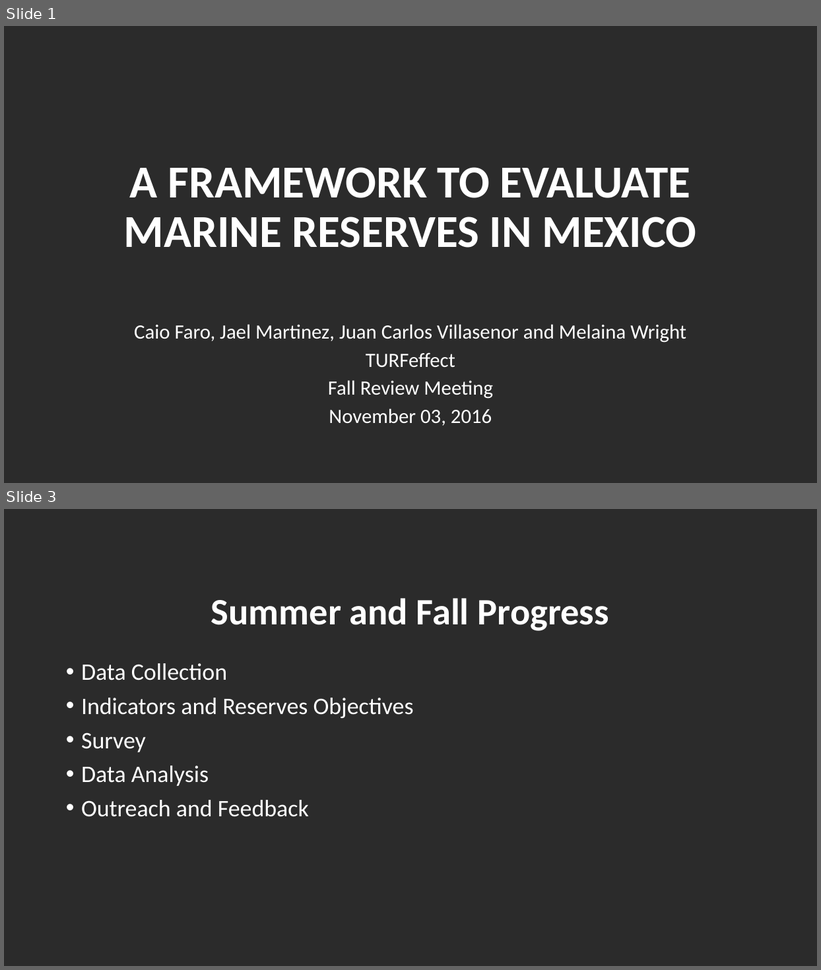
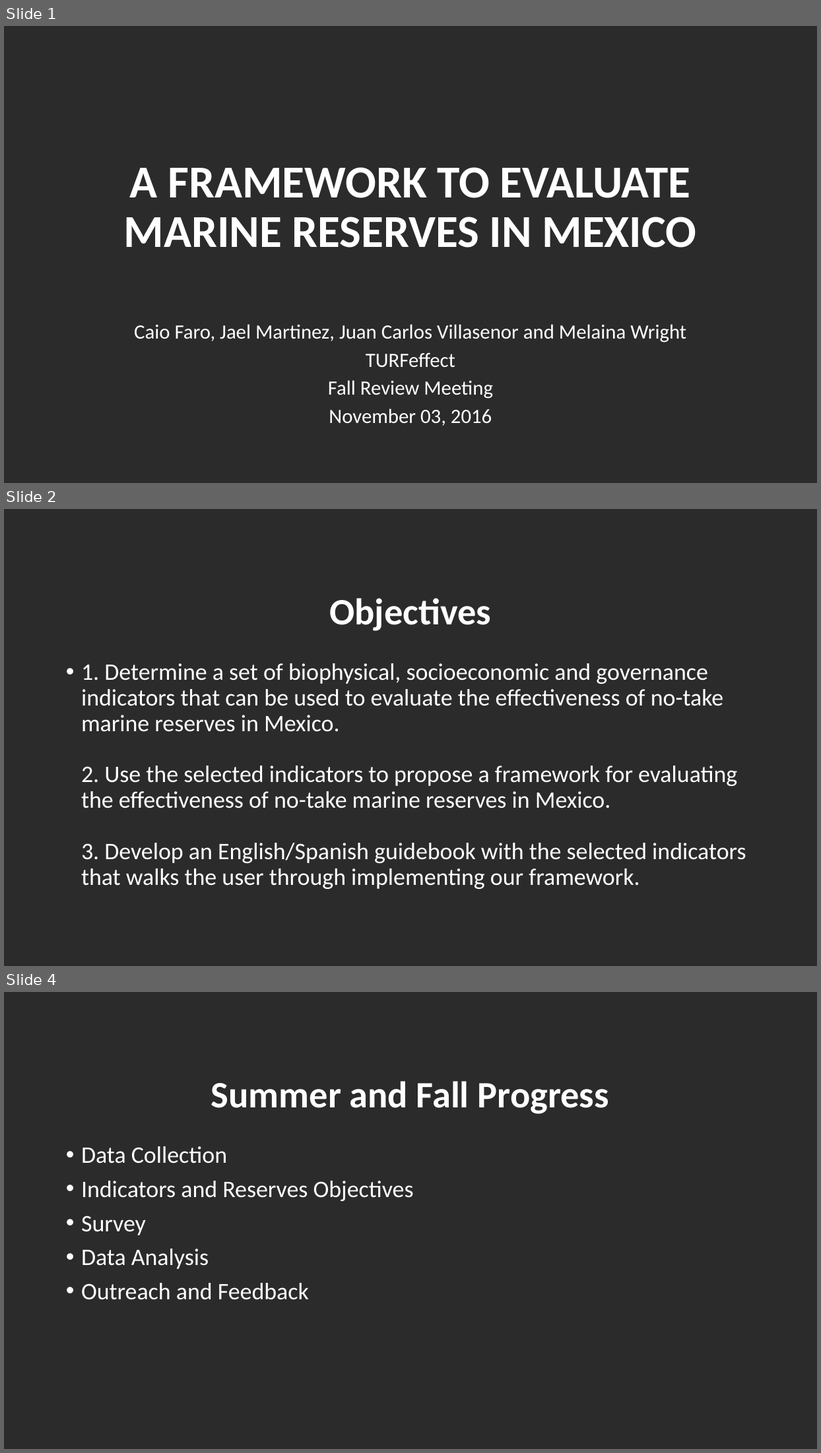
Before and after one commit to turfeffect/Docs, a slide deck: Presentations/Fall Review Meeting/A FRAMEWORK TO EVALUATE MARINE RESERVES IN MEXICO.pptx. Shown one above the other, each under a label of ours: slides 1 and 3 before the commit, slides 1, 2 and 4 after it; the slides between them are not shown. The pictures are 821x970 and 821x1453 pixels, drawn with LibreOffice and Linux fonts; fonts in the diff are those of the drawing; background and template pictures are left out; a plain dark background stands for a picture behind light text. Boxes give left, top, right and bottom in pixels: in the first picture for what was removed or moved away, otherwise in the second. Text is boxed around its words. In the diff, an @@ line names an element or a change of style, - is before the commit and + after.

```diff
--- a/Presentations/Fall Review Meeting/A FRAMEWORK TO EVALUATE MARINE RESERVES IN MEXICO.pptx
+++ b/Presentations/Fall Review Meeting/A FRAMEWORK TO EVALUATE MARINE RESERVES IN MEXICO.pptx
@@ slide 2 added at (4, 509, 817, 966), background picture (left out) @@
@@ title added at (329, 598, 491, 631), 44 pt, text #FFFFFF, bold @@
+Objectives
@@ text added at (81, 663, 746, 889), 28 pt, text #FFFFFF @@
+• 1. Determine a set of biophysical, socioeconomic and governance indicators that can be used to evaluate the effectiveness of no-take marine reserves in Mexico.
+  2. Use the selected indicators to propose a framework for evaluating the effectiveness of no-take marine reserves in Mexico.
+  3. Develop an English/Spanish guidebook with the selected indicators that walks the user through implementing our framework.
@@ what was slide 3 is now slide 4 @@
```
Also in this commit, not shown: 5 slides changed, 3 other slides added, 3 slides removed.
